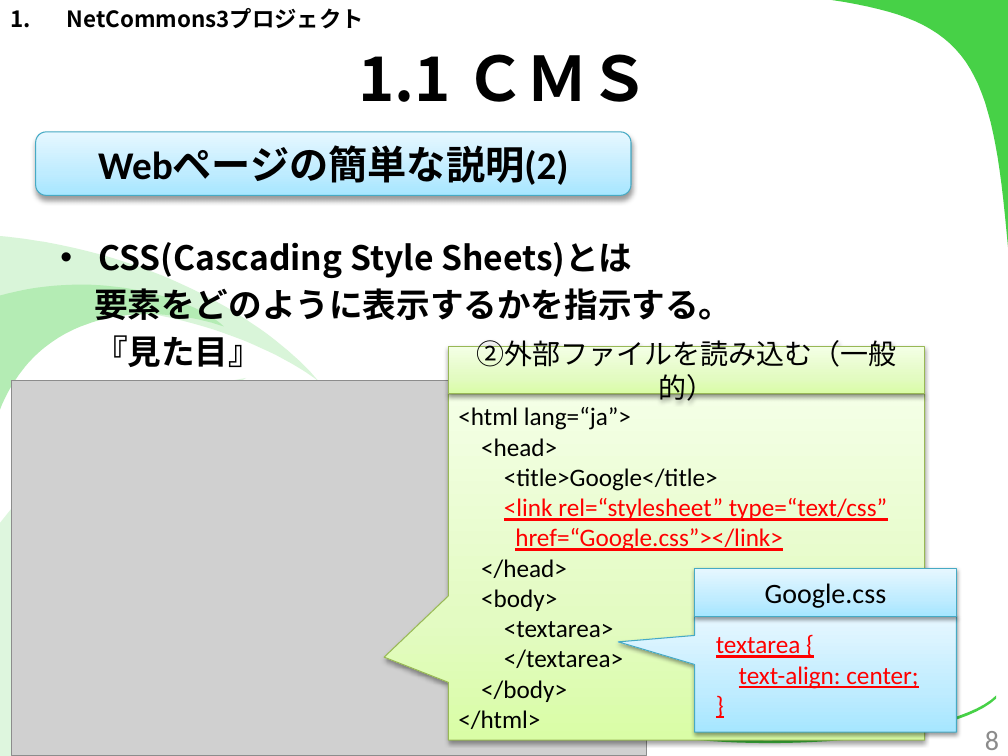
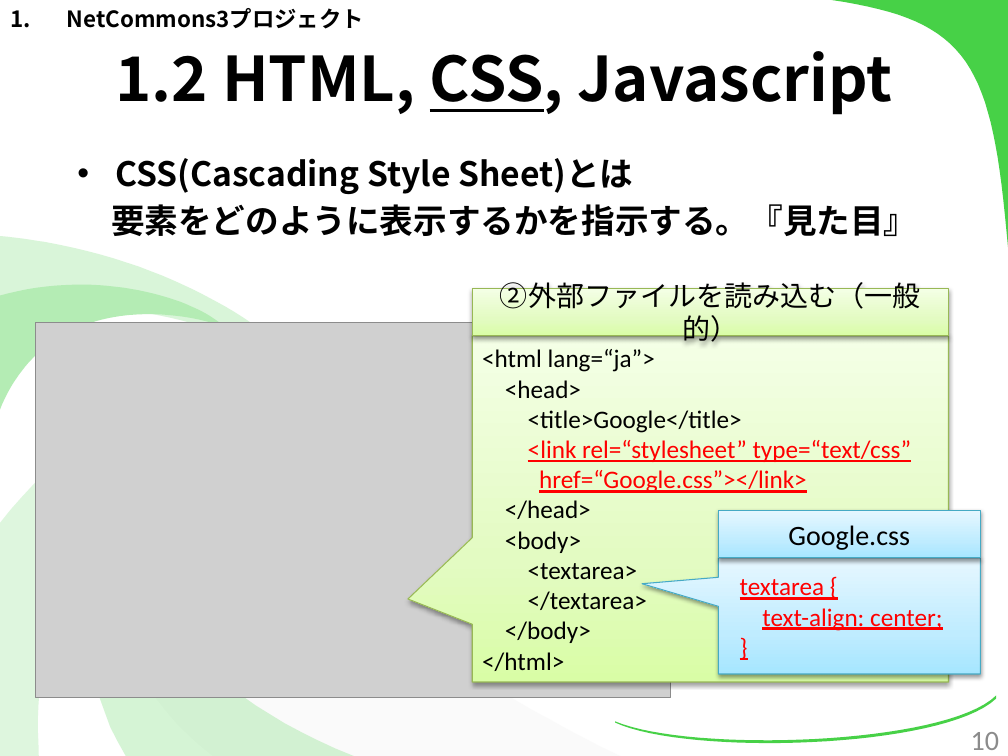
Before and after one commit to kotaro0717/Report-Management, a slide deck: slide 10 of PowerPoint/report_hokada.pptx (slide 8 before the commit). Drawn at 1008x756 pixels with LibreOffice and Linux fonts; fonts in the diff are those of the drawing; grey boxes stand for pictures. Boxes give left, top, right and bottom in pixels: in the first picture for what was removed or moved away, otherwise in the second. Text is boxed around its words. In the diff, an @@ line names an element or a change of style, - is before the commit and + after.

```diff
--- a/PowerPoint/report_hokada.pptx
+++ b/PowerPoint/report_hokada.pptx
@@ title at (x1=115, y1=51, x2=892, y2=115): text changed @@
-1.1 ＣＭＳ
+1.2 HTML, CSS, Javascript
@@ rounded rectangle removed at (x1=35, y1=132, x2=631, y2=196) @@
-Webページの簡単な説明(2)
@@ text at (x1=111, y1=158, x2=917, y2=236): text changed @@
-• CSS(Cascading Style Sheets)とは
-要素をどのように表示するかを指示する。
-『見た目』
+• CSS(Cascading Style Sheet)とは
+要素をどのように表示するかを指示する。『見た目』
@@ 2 speech boxes, 2 rectangles, 1 picture moved together from (x1=12, y1=347, x2=957, y2=756) to (x1=35, y1=288, x2=981, y2=698) @@
@@ page number at (x1=971, y1=732, x2=999, y2=750): text changed @@
-8
+10
```
Also in this commit, not shown: 24 other slides changed, 4 slides added.
